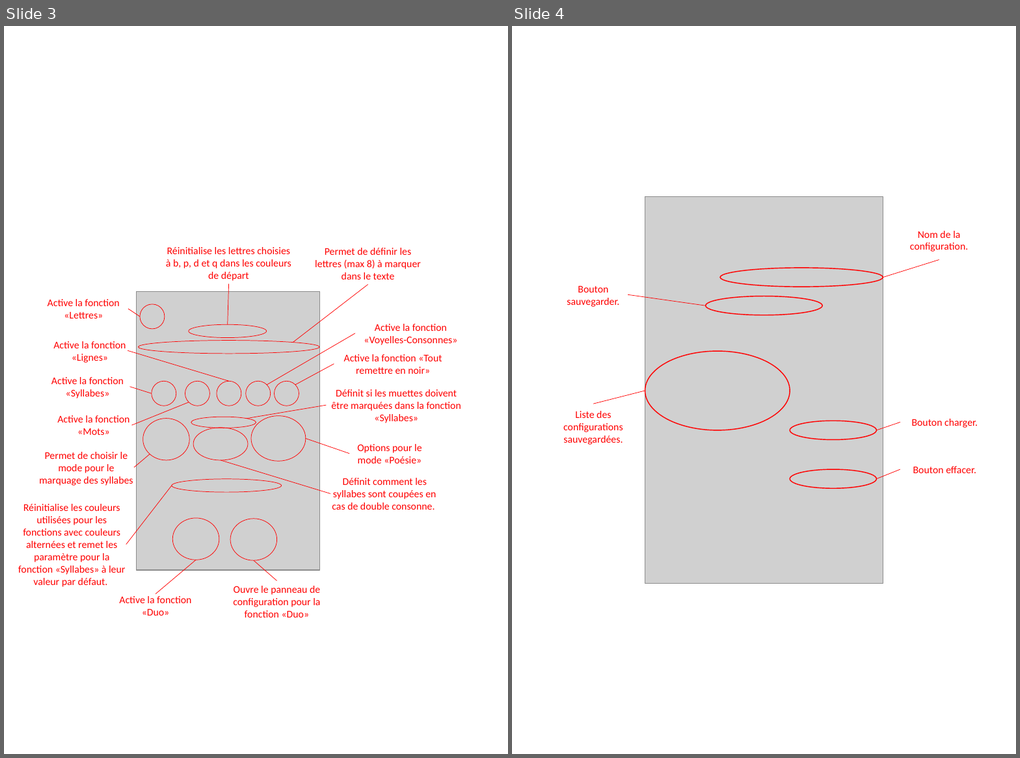
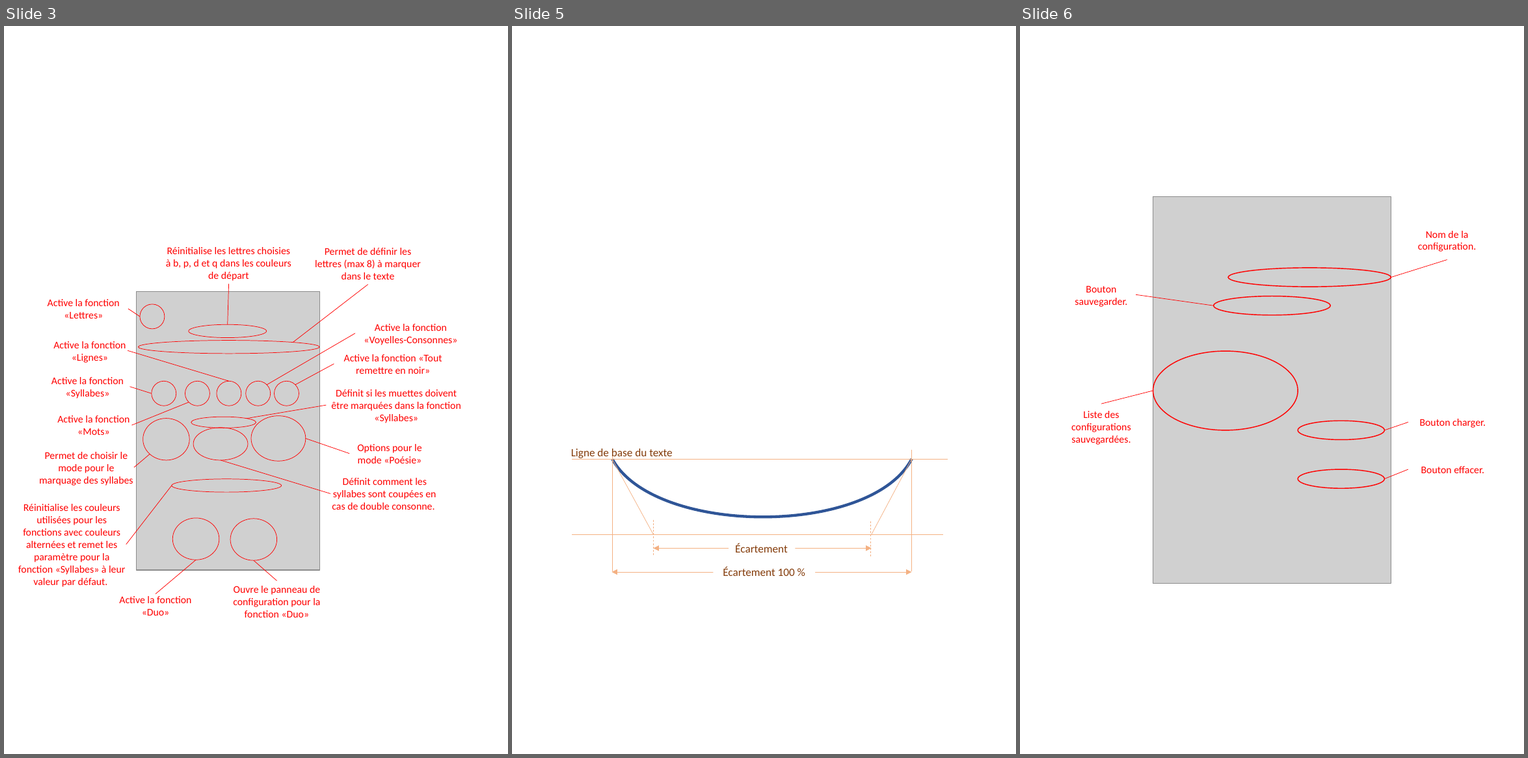
Before and after one commit to paColor/Colorization, a slide deck: Doc/Manuels/Panneau config.pptx. Shown side by side, each under a label of ours: slides 3 and 4 before the commit, slides 3, 5 and 6 after it; the slides between them are not shown. The pictures are 1020x758 and 1528x758 pixels, drawn with LibreOffice and Linux fonts; fonts in the diff are those of the drawing; grey boxes stand for pictures. Boxes give left, top, right and bottom in pixels: in the first picture for what was removed or moved away, otherwise in the second. Text is boxed around its words. In the diff, an @@ line names an element or a change of style, - is before the commit and + after.

```diff
--- a/Doc/Manuels/Panneau config.pptx
+++ b/Doc/Manuels/Panneau config.pptx
@@ slide 5 added at (x1=512, y1=26, x2=1016, y2=754), background #FFFFFF @@
@@ text added at (x1=571, y1=448, x2=673, y2=460), 12 pt, text #843C0B @@
+Ligne de base du texte
@@ line added from (612, 449) to (612, 571), #F4B183 0.5 pt @@
@@ line added from (912, 449) to (912, 571), #F4B183 0.5 pt @@
@@ line added from (572, 458) to (948, 458), #F4B183 0.5 pt @@
@@ freeform shape added at (x1=612, y1=458, x2=911, y2=516), outline #2F5597 3 pt @@
@@ line added from (612, 458) to (653, 534), #F4B183 0.5 pt @@
@@ line added from (912, 458) to (871, 534), #F4B183 0.5 pt @@
@@ line added from (653, 519) to (653, 556), #F4B183 0.5 pt dashed @@
@@ line added from (871, 521) to (871, 557), #F4B183 0.5 pt dashed @@
@@ line added from (572, 534) to (942, 534), #F4B183 0.5 pt @@
@@ double arrow added from (653, 548) to (871, 548), #F4B183 0.5 pt @@
@@ text added at (x1=735, y1=543, x2=788, y2=552), 12 pt, text #843C0B @@
+Écartement
@@ text added at (x1=723, y1=567, x2=795, y2=576), 12 pt, text #843C0B @@
+Écartement 100 %
@@ double arrow added from (611, 572) to (912, 572), #F4B183 0.5 pt @@
@@ what was slide 4 is now slide 6 @@
```
Also in this commit, not shown: 1 other slide added, 35 other files.
